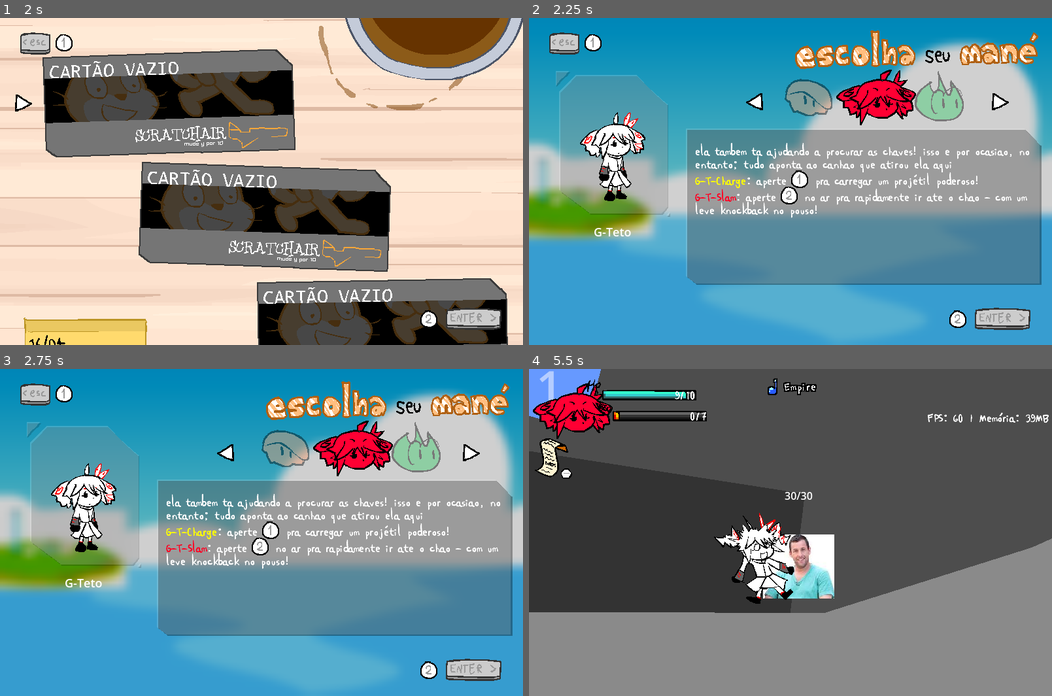
Above: before the commit, frames 1-4 (two rows, left to right).
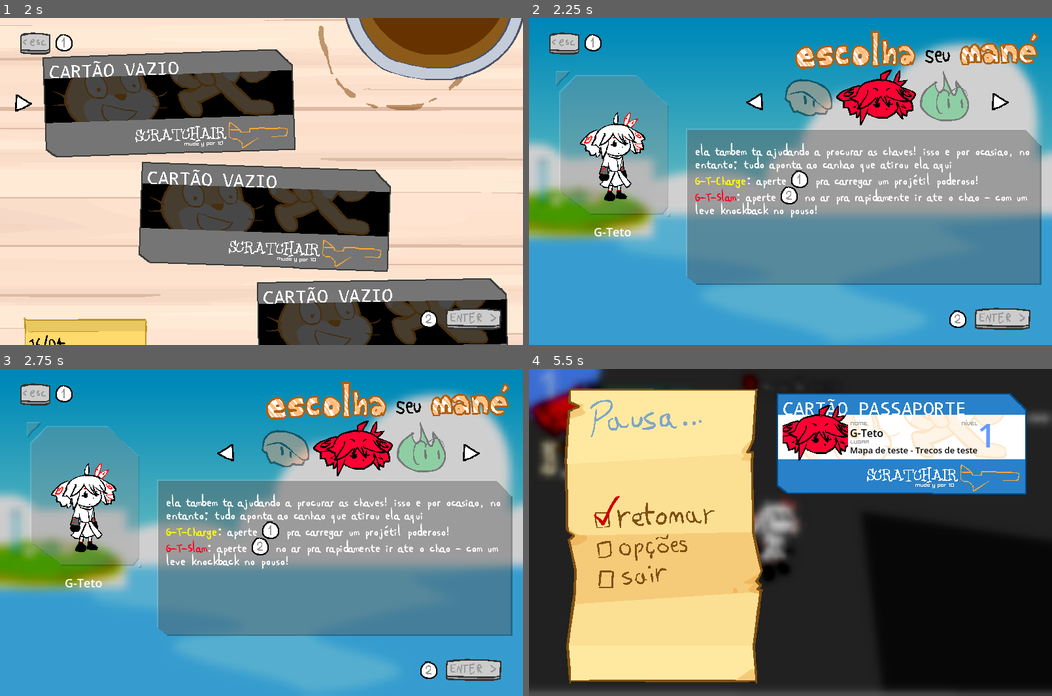
Above: after the commit, the same moments.

Repository: neontflame/jolas
Game: Godot game, scene res://Menustuffs/Menu.tscn
The game is run twice, just before and just after one commit, with the same random seed, the same clock (stepped at 60 frames per second) and the same inputs. The engine's default icon, where the game draws it, is replaced by a stand-in: a white triangle on a blue panel in a dark square. Sound files missing from this copy of the repository are replaced by a short silence.
Inputs (mouse positions are in pixels of both pictures, inside the frame that each line leads up to):
- Up to frame 1 (2 s): tap Enter (ctrl_pause) at 0.5 s; move the mouse to (376, 165) at 0.52 s; hold Right (ctrl_right) 0.53-1.25 s; tap \ (ctrl_quests) at 0.6 s; click (376, 165) at 0.67 s; tap V (ctrl_jump) at 0.77 s; tap Delete (ui_delete) at 0.8 s; drag from (156, 197) to (235, 246) at 1.27 s
- Up to frame 2 (2.25 s): tap Space at 2 s; move the mouse to (842, 109) at 2.02 s; hold Left (ctrl_left) from 2.03 s (still down); hold X (ctrl_1) from 2.03 s (still down)
- Up to frame 3 (2.75 s): keep holding Left (ctrl_left); keep holding X (ctrl_1); tap Delete (ui_delete) at 2.3 s
- Up to frame 4 (5.5 s): release Left (ctrl_left) at 2.75 s; release X (ctrl_1) at 2.75 s; tap Enter (ctrl_pause) at 2.75, 4.15 s; drag from (764, 597) to (633, 483) at 2.77 s; move the mouse to (947, 581) at 3.52 s; hold Right (ctrl_right) 3.53-4.25 s; tap C (ctrl_interact) at 3.6 s; tap V (ctrl_jump) at 3.77 s; tap Delete (ui_delete) at 3.8, 5.1 s; drag from (633, 483) to (712, 450) at 4.27 s; move the mouse to (816, 532) at 5.02 s; hold Right (ctrl_right) from 5.03 s (still down); click (816, 532) at 5.17 s

Frame 1 is identical in both runs. In frame 2, 0.6% of the frame differs, in the area x 73-85%, y 16-32%; in frame 3, 0.6%; in frame 4, 96%, in the area x 0-100%, y 0-100%.

Commit message:
menu de pausa finalmente !!
todo ate a proxima build:
- menu de quests
- sketcher

Diff:
--- a/CoolUtils/OptionsUtils.gd
+++ b/CoolUtils/OptionsUtils.gd
@@ -28,7 +28,8 @@
 		["ctrl_2", "Especial 1"], #meio contra-intuitivo mas whatever
 		["ctrl_1", "Especial 2"],
 		["ctrl_interact", "Interagir"],
-		["ctrl_pause", "Pausa"]
+		["ctrl_pause", "Pausa"],
+		["ctrl_quests", "Quests"]
 	]
 
 # Preferencios
--- a/Gamestuffs/Game.tscn
+++ b/Gamestuffs/Game.tscn
@@ -5,14 +5,16 @@
 [ext_resource type="Texture2D" uid="uid://di60ao0e05fsv" path="res://black.png" id="3_5r2sg"]
 [ext_resource type="Script" uid="uid://8jlcqkyoirjk" path="res://Gamestuffs/Multiplayer/Multiplayer.gd" id="3_ll7to"]
 [ext_resource type="Script" uid="uid://bp2c6ngrwfkbg" path="res://Gamestuffs/Multiplayer/MultiSpawner.gd" id="4_f3ii1"]
+[ext_resource type="PackedScene" uid="uid://cwltciujlq6jq" path="res://Gamestuffs/IngameMenus/IngameMenu.tscn" id="6_tn4rb"]
 
-[node name="Game" type="Node2D" unique_id=1808233624 node_paths=PackedStringArray("coolFade", "plyNode", "lvlNode", "hud", "bgmStream")]
+[node name="Game" type="Node2D" unique_id=1808233624 node_paths=PackedStringArray("coolFade", "plyNode", "lvlNode", "hud", "bgmStream", "ingameMenu")]
 script = ExtResource("1_wmjmx")
 coolFade = NodePath("CanvasLayer/Fade")
 plyNode = NodePath("Players")
 lvlNode = NodePath("Level")
 hud = NodePath("Hud")
 bgmStream = NodePath("AudioStreamPlayer")
+ingameMenu = NodePath("IngameMenu")
 
 [node name="Hud" parent="." unique_id=980515745 instance=ExtResource("2_ll7to")]
 z_index = 512
@@ -42,6 +44,8 @@
 
 [node name="AudioStreamPlayer" type="AudioStreamPlayer" parent="." unique_id=1259152205]
 
+[node name="IngameMenu" parent="." unique_id=919855513 instance=ExtResource("6_tn4rb")]
+
 [connection signal="bye_bye" from="Multiplayer" to="." method="bye_bye"]
 [connection signal="player_connected" from="Multiplayer" to="." method="_on_player_connected"]
 [connection signal="player_disconnected" from="Multiplayer" to="." method="_on_player_disconnected"]
--- a/Gamestuffs/HeadsUpDisplay/QuestIcon.gd
+++ b/Gamestuffs/HeadsUpDisplay/QuestIcon.gd
@@ -4,6 +4,9 @@
 	$RichTextLabel.bbcode_enabled = true
 	$RichTextLabel.text = GeneralUtils.text_replacery("ctrl_quests")
 
-func _process(delta: float) -> void:
+func _process(_delta: float) -> void:
 	$QuestCount.visible = (len(QuestUtils.assignedQuests) > 0)
 	$QuestCount/Label.text = str(len(QuestUtils.assignedQuests))
+
+func rerenderCtrl():
+	$RichTextLabel.text = GeneralUtils.text_replacery("ctrl_quests")
--- a/Gamestuffs/HeadsUpDisplay/hud.gd
+++ b/Gamestuffs/HeadsUpDisplay/hud.gd
@@ -11,6 +11,7 @@
 @export var xpBar:NinePatchRect
 @export var testLabel:Label
 @export var comboText:RichTextLabel
+@export var questIcon:Node2D
 @export var placeInfo:PlaceDisplayerIngame
 
 # Called when the node enters the scene tree for the first time.
--- a/Gamestuffs/HeadsUpDisplay/hud.tscn
+++ b/Gamestuffs/HeadsUpDisplay/hud.tscn
@@ -27,7 +27,7 @@
 base_font = ExtResource("11_taoro")
 spacing_glyph = -4
 
-[node name="Hud" type="Node2D" unique_id=1574224645 node_paths=PackedStringArray("canvasLayer", "playerIcon", "levelLabel", "levelSquare", "hpText", "xpText", "hpBar", "xpBar", "testLabel", "comboText", "placeInfo")]
+[node name="Hud" type="Node2D" unique_id=1574224645 node_paths=PackedStringArray("canvasLayer", "playerIcon", "levelLabel", "levelSquare", "hpText", "xpText", "hpBar", "xpBar", "testLabel", "comboText", "questIcon", "placeInfo")]
 script = ExtResource("1_e0onf")
 canvasLayer = NodePath("CanvasLayer")
 playerIcon = NodePath("CanvasLayer/PlayerIcon")
@@ -39,6 +39,7 @@
 xpBar = NodePath("CanvasLayer/Bars/XPBar")
 testLabel = NodePath("CanvasLayer/RightAnchor/TestLabel")
 comboText = NodePath("CanvasLayer/RightAnchor/ComboText")
+questIcon = NodePath("CanvasLayer/QuestIcon")
 placeInfo = NodePath("CanvasLayer/Control/PlaceInfo")
 
 [node name="CanvasLayer" type="CanvasLayer" parent="." unique_id=1395271806]
@@ -61,7 +62,7 @@
 horizontal_alignment = 1
 
 [node name="PlayerIcon" type="Sprite2D" parent="CanvasLayer" unique_id=1826259876]
-position = Vector2(67, 65)
+position = Vector2(62, 65)
 texture = ExtResource("5_t1xeu")
 
 [node name="Bars" type="Node" parent="CanvasLayer" unique_id=1781242768]
--- /dev/null
+++ b/Gamestuffs/IngameMenus/IngameMenu.gd
@@ -0,0 +1,49 @@
+extends Node2D
+
+var blurTween:Tween
+@export var blurBGFx:TextureRect
+var menucools:Node2D
+var theVolModifier:float = 0
+
+func _ready() -> void:
+	CoolMenu.instance = self
+	CoolMenu.curMenu = 'Ingame'
+
+func makeMenu(menu:StringName):
+	tweenIn()
+	JolasGame.instance.isMenu = true
+	theVolModifier = -10
+	if menucools: menucools.free()
+	menucools = load("res://Gamestuffs/IngameMenus/%s/%s.tscn" % [menu, menu]).instantiate()
+	add_child(menucools)
+
+func unmakeMenu():
+	theVolModifier = 0
+	JolasGame.instance.bgmStream.volume_db = GeneralUtils.get_volume_db('bgm', theVolModifier)
+	if menucools != null: menucools.queue_free()
+	JolasGame.instance.isMenu = false
+	tweenOut()
+
+func tweenIn():
+	if blurTween != null: blurTween.kill()
+	blurTween = create_tween()
+	blurTween.tween_method(
+		func(value): blurBGFx.material.set_shader_parameter("amount", value),
+		0.0,  # Start value
+		2.75,  # End value
+		0.5     # Duration
+	)
+
+func tweenOut():
+	if blurTween != null: blurTween.kill()
+	blurTween = create_tween()
+	blurTween.tween_method(
+		func(value): blurBGFx.material.set_shader_parameter("amount", value),
+		2.75,  # Start value
+		0.0,  # End value
+		0.5     # Duration
+	)
+
+func _process(delta: float) -> void:
+	if JolasGame.instance.isMenu:
+		JolasGame.instance.bgmStream.volume_db = GeneralUtils.get_volume_db('bgm', theVolModifier)
--- /dev/null
+++ b/Gamestuffs/IngameMenus/IngameMenu.tscn
@@ -0,0 +1,68 @@
+[gd_scene format=3 uid="uid://cwltciujlq6jq"]
+
+[ext_resource type="Script" uid="uid://b3vatl0xu0515" path="res://Gamestuffs/IngameMenus/IngameMenu.gd" id="1_8m1h5"]
+[ext_resource type="Shader" uid="uid://cctpja4krhfbv" path="res://Shaders/blur.gdshader" id="2_mbqe1"]
+[ext_resource type="Texture2D" uid="uid://chgixm61v6lbr" path="res://Shaders/white.png" id="3_vyrye"]
+[ext_resource type="AudioStream" uid="uid://cif1ajm7jfcqh" path="res://Gamestuffs/Sounds/Commons/back.ogg" id="4_q4ubd"]
+[ext_resource type="AudioStream" uid="uid://qv46ji4ycvg3" path="res://Gamestuffs/Sounds/Commons/go.ogg" id="5_bptd1"]
+[ext_resource type="AudioStream" uid="uid://cs0gesu2ispb7" path="res://Gamestuffs/Sounds/Commons/tick.ogg" id="6_hxhvq"]
+[ext_resource type="AudioStream" uid="uid://ccpvonrt456p8" path="res://Gamestuffs/Sounds/Commons/BOARD-SELECT.ogg" id="7_mbqe1"]
+[ext_resource type="AudioStream" uid="uid://jomyoexqj1mu" path="res://Gamestuffs/Sounds/Commons/wrap.ogg" id="8_vyrye"]
+
+[sub_resource type="ShaderMaterial" id="ShaderMaterial_vebjx"]
+shader = ExtResource("2_mbqe1")
+shader_parameter/amount = 0.0
+
+[node name="IngameMenu" type="Node2D" unique_id=919855513 node_paths=PackedStringArray("blurBGFx")]
+process_mode = 3
+script = ExtResource("1_8m1h5")
+blurBGFx = NodePath("PrimaryCanvas/BlurFx")
+
+[node name="PrimaryCanvas" type="CanvasLayer" parent="." unique_id=1051294925]
+
+[node name="BlurFx" type="TextureRect" parent="PrimaryCanvas" unique_id=1337387483]
+material = SubResource("ShaderMaterial_vebjx")
+offset_left = -410.0
+offset_top = -146.0
+offset_right = 1132.0
+offset_bottom = 630.0
+texture = ExtResource("3_vyrye")
+
+[node name="SFX" type="Node" parent="." unique_id=63494475]
+
+[node name="Back" type="AudioStreamPlayer2D" parent="SFX" unique_id=1198470490]
+position = Vector2(257, 284)
+stream = ExtResource("4_q4ubd")
+max_distance = 2000000000000.0
+attenuation = 1e-05
+panning_strength = 0.0
+
+[node name="Go" type="AudioStreamPlayer2D" parent="SFX" unique_id=1923083179]
+position = Vector2(257, 284)
+stream = ExtResource("5_bptd1")
+max_distance = 2000000000000.0
+attenuation = 1e-05
+panning_strength = 0.0
+
+[node name="Tick" type="AudioStreamPlayer2D" parent="SFX" unique_id=2001396704]
+position = Vector2(257, 284)
+stream = ExtResource("6_hxhvq")
+max_distance = 2000000000000.0
+attenuation = 1e-05
+panning_strength = 0.0
+
+[node name="Unwrap" type="AudioStreamPlayer2D" parent="SFX" unique_id=851784014]
+position = Vector2(257, 284)
+stream = ExtResource("7_mbqe1")
+volume_db = -22.286
+max_distance = 2000000000000.0
+attenuation = 1e-05
+panning_strength = 0.0
+
+[node name="Wrap" type="AudioStreamPlayer2D" parent="SFX" unique_id=2131689590]
+position = Vector2(257, 284)
+stream = ExtResource("8_vyrye")
+volume_db = -9.286
+max_distance = 2000000000000.0
+attenuation = 1e-05
+panning_strength = 0.0
--- /dev/null
+++ b/Gamestuffs/IngameMenus/Pause/Pause.gd
@@ -0,0 +1,71 @@
+extends "res://Menustuffs/Submenu.gd"
+
+@export var checkestMark:Sprite2D
+
+var checkPositiones:Array[Vector2] = [
+	Vector2(-87.0, -39.0),
+	Vector2(-84.0, 7.0),
+	Vector2(-83.0, 53.0)
+]
+
+var optssss:Array[StringName] = [
+	"resume",
+	"options",
+	"exit"
+]
+
+var canControl:bool = true
+
+func _ready() -> void:
+	CoolMenu.curSelected = 0
+	CoolMenu.maxSelected = 3
+	CoolMenu.play_sfx('Unwrap')
+	$AnimationPlayer.play('newThing')
+	$MenuCanvas/Control/SaveBox.renderSave()
+
+func _process(_delta: float) -> void:
+	if canControl:
+		if Input.is_action_just_pressed("ui_down"):
+			selectry(1)
+		if Input.is_action_just_pressed("ui_up"):
+			selectry(-1)
+		if Input.is_action_just_pressed("ui_cancel"):
+			doSomething("resume")
+		if Input.is_action_just_pressed("ui_accept"):
+			doSomething(optssss[CoolMenu.curSelected])
+
+func selectry(selAmount:int):
+	print('test')
+	CoolMenu.curSelected = wrap(CoolMenu.curSelected + selAmount, 0, CoolMenu.maxSelected)
+	CoolMenu.play_sfx('Tick')
+	checkestMark.position = checkPositiones[CoolMenu.curSelected]
+
+func doSomething(opt:StringName):
+	CoolMenu.play_sfx('Go')
+	canControl = false
+
+	match opt:
+		'resume':
+			JolasGame.instance.unpauseGame()
+			JolasGame.instance.hud.questIcon.rerenderCtrl()
+			# CoolMenu.instance.tweenOut()
+			CoolMenu.play_sfx('Wrap')
+			$AnimationPlayer.play('getOut')
+			await get_tree().create_timer(0.5).timeout
+			CoolMenu.instance.unmakeMenu()
+		'options':
+			change_self_scene('res://Menustuffs/OptionsMenu/OptionsMenu.tscn')
+		'exit':
+			SaveUtils.save_game(GPStats.saveNum)
+			for hudchild in JolasGame.instance.hud.get_children(true):
+				hudchild.visible = false
+			CoolMenu.play_sfx('Wrap')
+			$AnimationPlayer.play('getOut')
+			JolasGame.instance.fadeIn(1.0, func():
+				get_tree().change_scene_to_file("res://Menustuffs/Menu.tscn")
+				)
+		_:
+			canControl = true
+			CoolMenu.stop_sfx('Go')
+			CoolMenu.play_sfx('Back')
+			print('nao implementei ainda :X')
--- /dev/null
+++ b/Gamestuffs/IngameMenus/Pause/Pause.tscn
@@ -0,0 +1,133 @@
+[gd_scene format=3 uid="uid://c7iqlwncc1i4h"]
+
+[ext_resource type="Script" uid="uid://cbv761oijodsn" path="res://Gamestuffs/IngameMenus/Pause/Pause.gd" id="1_08ach"]
+[ext_resource type="Texture2D" uid="uid://crv2u65c0ct2i" path="res://Gamestuffs/IngameMenus/Pause/papelPausa.png" id="2_wdebl"]
+[ext_resource type="Texture2D" uid="uid://difj8im222qwa" path="res://Gamestuffs/IngameMenus/Pause/checkmarcoiso.png" id="3_131kf"]
+[ext_resource type="PackedScene" uid="uid://x04hyhpls548" path="res://Menustuffs/SaveMenu/SaveBox.tscn" id="4_u6xle"]
+
+[sub_resource type="Animation" id="Animation_08ach"]
+length = 0.001
+tracks/0/type = "value"
+tracks/0/imported = false
+tracks/0/enabled = true
+tracks/0/path = NodePath(".:scale")
+tracks/0/interp = 1
+tracks/0/loop_wrap = true
+tracks/0/keys = {
+"times": PackedFloat32Array(0),
+"transitions": PackedFloat32Array(1),
+"update": 0,
+"values": [Vector2(1, 1)]
+}
+tracks/1/type = "value"
+tracks/1/imported = false
+tracks/1/enabled = true
+tracks/1/path = NodePath("../SaveBox:position")
+tracks/1/interp = 1
+tracks/1/loop_wrap = true
+tracks/1/keys = {
+"times": PackedFloat32Array(0),
+"transitions": PackedFloat32Array(1),
+"update": 0,
+"values": [Vector2(-1, -193)]
+}
+
+[sub_resource type="Animation" id="Animation_wdebl"]
+resource_name = "default"
+
+[sub_resource type="Animation" id="Animation_u6xle"]
+resource_name = "getOut"
+tracks/0/type = "value"
+tracks/0/imported = false
+tracks/0/enabled = true
+tracks/0/path = NodePath("../SaveBox:position")
+tracks/0/interp = 1
+tracks/0/loop_wrap = true
+tracks/0/keys = {
+"times": PackedFloat32Array(0, 0.5),
+"transitions": PackedFloat32Array(3.8637452, 1),
+"update": 0,
+"values": [Vector2(-1, -193), Vector2(-1, -450)]
+}
+tracks/1/type = "value"
+tracks/1/imported = false
+tracks/1/enabled = true
+tracks/1/path = NodePath(".:scale")
+tracks/1/interp = 1
+tracks/1/loop_wrap = true
+tracks/1/keys = {
+"times": PackedFloat32Array(0, 0.06666667, 0.2),
+"transitions": PackedFloat32Array(0.7071071, 0.35355344, 1),
+"update": 0,
+"values": [Vector2(1, 1), Vector2(0.865, 1.175), Vector2(1.65, 0)]
+}
+
+[sub_resource type="Animation" id="Animation_131kf"]
+resource_name = "newThing"
+tracks/0/type = "value"
+tracks/0/imported = false
+tracks/0/enabled = true
+tracks/0/path = NodePath(".:scale")
+tracks/0/interp = 1
+tracks/0/loop_wrap = true
+tracks/0/keys = {
+"times": PackedFloat32Array(0, 0.13333334, 0.36666667),
+"transitions": PackedFloat32Array(0.55478454, 0.5547846, 1),
+"update": 0,
+"values": [Vector2(1.76, 0), Vector2(0.91, 1.045), Vector2(1, 1)]
+}
+tracks/1/type = "value"
+tracks/1/imported = false
+tracks/1/enabled = true
+tracks/1/path = NodePath("../SaveBox:position")
+tracks/1/interp = 1
+tracks/1/loop_wrap = true
+tracks/1/keys = {
+"times": PackedFloat32Array(0, 0.5),
+"transitions": PackedFloat32Array(0.1894645, 1),
+"update": 0,
+"values": [Vector2(-1, -443.765), Vector2(-1, -193)]
+}
+
+[sub_resource type="AnimationLibrary" id="AnimationLibrary_u6xle"]
+_data = {
+&"RESET": SubResource("Animation_08ach"),
+&"default": SubResource("Animation_wdebl"),
+&"getOut": SubResource("Animation_u6xle"),
+&"newThing": SubResource("Animation_131kf")
+}
+
+[node name="Pause" type="Node2D" unique_id=833163870 node_paths=PackedStringArray("checkestMark")]
+script = ExtResource("1_08ach")
+checkestMark = NodePath("MenuCanvas/Control/PapelPausa/Checkmarcoiso")
+
+[node name="MenuCanvas" type="CanvasLayer" parent="." unique_id=1366017563]
+
+[node name="Control" type="Control" parent="MenuCanvas" unique_id=1859560131]
+layout_mode = 3
+anchors_preset = 8
+anchor_left = 0.5
+anchor_top = 0.5
+anchor_right = 0.5
+anchor_bottom = 0.5
+offset_left = -20.0
+offset_top = -20.0
+offset_right = 20.0
+offset_bottom = 20.0
+grow_horizontal = 2
+grow_vertical = 2
+
+[node name="PapelPausa" type="Sprite2D" parent="MenuCanvas/Control" unique_id=838834603]
+position = Vector2(-174, 25)
+texture = ExtResource("2_wdebl")
+
+[node name="Checkmarcoiso" type="Sprite2D" parent="MenuCanvas/Control/PapelPausa" unique_id=375368589]
+position = Vector2(-87, -39)
+texture = ExtResource("3_131kf")
+
+[node name="SaveBox" parent="MenuCanvas/Control" unique_id=1059506168 instance=ExtResource("4_u6xle")]
+position = Vector2(-1, -193)
+
+[node name="AnimationPlayer" type="AnimationPlayer" parent="." unique_id=1234979490]
+root_node = NodePath("../MenuCanvas/Control/PapelPausa")
+libraries/ = SubResource("AnimationLibrary_u6xle")
--- a/Gamestuffs/game.gd
+++ b/Gamestuffs/game.gd
@@ -5,6 +5,7 @@
 var playerInstance
 var dialogueInstance
 var isDial := false
+var isMenu := false
 
 var allChars:Array = []
 var charDict:Dictionary = {}
@@ -14,6 +15,7 @@
 @export var lvlNode:Node2D
 @export var hud:HeadsUpDisplay
 @export var bgmStream:AudioStreamPlayer
+@export var ingameMenu:Node2D
 
 var curTrackName:String = ""
 
@@ -117,14 +119,20 @@
 	for playery in allChars:
 		playery.movementEnabled = false
 	for child in get_children():
-		if child == dialogueInstance: continue
+		if child == dialogueInstance \
+		or child == bgmStream \
+		or child == coolFade \
+		or child == ingameMenu: continue
 		child.process_mode = PROCESS_MODE_DISABLED
 
 func unpauseGame():
 	for playery in allChars:
 		playery.movementEnabled = playery.get_multi_status()
 	for child in get_children():
-		if child == dialogueInstance: continue
+		if child == dialogueInstance \
+		or child == bgmStream \
+		or child == coolFade \
+		or child == ingameMenu: continue
 		child.process_mode = PROCESS_MODE_INHERIT
 #endregion
 
@@ -150,7 +158,11 @@
 # Called every frame. 'delta' is the elapsed time since the previous frame.
 func _process(_delta: float) -> void:
 	GPStats.process(_delta)
-	pass
+
+	if not isDial and not isMenu:
+		if Input.is_action_just_pressed("ctrl_pause"):
+			pauseGame()
+			ingameMenu.makeMenu('Pause')
 
 #region Multiplayer
 func join_mp_game():
@@ -202,6 +214,10 @@
 	curTrackName = trackName
 
 	bgmStream.stream = load(pathness)
+	bgmStream.volume_db = GeneralUtils.get_volume_db('bgm')
 	bgmStream.play()
 	bgmStream.finished.connect(func():curTrackName="")
-#endregion
+
+func stopBGM():
+	bgmStream.stop()
+#endregion
--- a/Gamestuffs/gpStats.gd
+++ b/Gamestuffs/gpStats.gd
@@ -8,7 +8,7 @@
 static var level := 3
 static var charObject:PlayerObject
 static var maxHP := 10
-static var lvLimit := 7 # multiplicador pros limites dos niveis eu acho
+static var lvLimit := 20 # multiplicador pros limites dos niveis eu acho
 static var curMap := 'TheThing'
 
 static var modded := false
--- a/Menustuffs/Menu.gd
+++ b/Menustuffs/Menu.gd
@@ -1,7 +1,7 @@
 extends Node2D
 class_name CoolMenu
 
-static var curMenu:String = ''
+static var curMenu:String = 'Main'
 static var curSelected:int = 0
 static var maxSelected:int = 0
 
@@ -17,6 +17,7 @@
 
 func _ready() -> void:
 	CoolMenu.instance = self
+	CoolMenu.curMenu = 'Main'
 	for track in theMusics:
 		track.play()
 
--- a/Menustuffs/OptionsMenu/OptionsMenu.gd
+++ b/Menustuffs/OptionsMenu/OptionsMenu.gd
@@ -50,8 +50,13 @@
 		print(OptionsUtils.preferences)
 		OptionsUtils.save_prefs()
 		CoolMenu.play_sfx('Back')
-		CoolMenu.curSelected = 2
-		change_self_scene('res://Menustuffs/MainMenu/MainMenu.tscn')
+		match CoolMenu.curMenu:
+			'Ingame':
+				CoolMenu.curSelected = 1
+				change_self_scene('res://Gamestuffs/IngameMenus/Pause/Pause.tscn')
+			_:
+				CoolMenu.curSelected = 2
+				change_self_scene('res://Menustuffs/MainMenu/MainMenu.tscn')
 
 	"""if CoolMenu.curSelected != -1:
 		if Input.is_action_just_pressed("ui_accept") || Input.is_action_just_pressed('ui_click'):
--- a/Menustuffs/SaveMenu/SaveBox.gd
+++ b/Menustuffs/SaveMenu/SaveBox.gd
@@ -31,7 +31,7 @@
 		"""
 
 		# player info
-		$FullSave/Icon.texture = GameUtils.get_char_asset(coolSaveness["player"], "Icon.png")
+		$FullSave/CanvasGroup/Icon.texture = GameUtils.get_char_asset(coolSaveness["player"], "Icon.png")
 
 		var hueShift = fmod((coolSaveness["level"] - 1) * 7.5, 100.0) / 100.0
 		$FullSave/LvCount.text = str(GeneralUtils.display_number(coolSaveness["level"]))
--- a/Menustuffs/SaveMenu/SaveBox.tscn
+++ b/Menustuffs/SaveMenu/SaveBox.tscn
@@ -33,6 +33,9 @@
 "speed": 5.0
 }]
 
+[sub_resource type="CanvasItemMaterial" id="CanvasItemMaterial_m5t5b"]
+blend_mode = 2
+
 [sub_resource type="SystemFont" id="SystemFont_movk3"]
 font_names = PackedStringArray("Verdana")
 subpixel_positioning = 0
@@ -46,9 +49,17 @@
 
 [node name="FullSave" type="Node2D" parent="." unique_id=124065928]
 
-[node name="Icon" type="Sprite2D" parent="FullSave" unique_id=1315667898]
-position = Vector2(66, 61)
+[node name="CanvasGroup" type="CanvasGroup" parent="FullSave" unique_id=685480025]
+
+[node name="Icon" type="Sprite2D" parent="FullSave/CanvasGroup" unique_id=1315667898]
+position = Vector2(58, 61)
 texture = ExtResource("2_178rs")
+
+[node name="Polygon2D" type="Polygon2D" parent="FullSave/CanvasGroup" unique_id=332348156]
+material = SubResource("CanvasItemMaterial_m5t5b")
+position = Vector2(-1, -4)
+invert_enabled = true
+polygon = PackedVector2Array(10, 10, 110, 10, 110, 139, 10, 139)
 
 [node name="CurMap" type="Label" parent="FullSave" unique_id=1628018136]
 offset_left = 112.0
@@ -59,7 +70,6 @@
 theme_override_fonts/font = SubResource("SystemFont_movk3")
 theme_override_font_sizes/font_size = 13
 text = "Mapa de testes"
-horizontal_alignment = 1
 
 [node name="CurChar" type="Label" parent="FullSave" unique_id=1031603577]
 offset_left = 112.0
@@ -69,7 +79,6 @@
 theme_override_colors/font_color = Color(0, 0, 0, 1)
 theme_override_fonts/font = SubResource("SystemFont_movk3")
 text = "Neon T. Flame"
-horizontal_alignment = 1
 
 [node name="Timespan" type="Label" parent="FullSave" unique_id=366111586]
 visible = false
--- a/Playerstuffs/player.gd
+++ b/Playerstuffs/player.gd
@@ -148,7 +148,7 @@
 
 	# Sonic Physix
 	if is_on_floor():
-		if (up_direction.y > 0.8) && (abs(motion.x) < SOFT_MAX_SPEED * 0.3):
+		if (up_direction.y > 0.3) && (abs(motion.x) < SOFT_MAX_SPEED * 0.3):
 			print('Get Outta Here')
 			motion.y = -50
 			print(motion)
@@ -201,7 +201,21 @@
 		if motion.y >= 0 || !PlayerUtils.is_jump_pressed():
 			holding_jump = false
 
+	# Floor Physicque
+	var slopeMult := (2 if (!Input.is_action_pressed("ctrl_left") && !Input.is_action_pressed("ctrl_right")) else 1)
+	var slopeAdd = 0
+	if is_on_floor():
+		practicalAngle = get_floor_normal().angle() + PI/2
+		floorSinCos = get_floor_normal()
+
+		if (rad_to_deg(get_floor_angle()) > 5):
+			# sei la angulos sao estranhos
+			slopeAdd = (SLOPE_VEL_ADD * deltaOne) * floorSinCos.x * slopeMult
+	else:
+		slopeAdd = 0
+
 	# walkfucks
+	motion.x += slopeAdd
 	if Input.is_action_pressed("ctrl_left"):
 		if (motion.x > -SOFT_MAX_SPEED * deltaOne):
 			motion.x -= ACCELERATION * deltaOne
@@ -209,7 +223,7 @@
 		if (motion.x < SOFT_MAX_SPEED * deltaOne):
 			motion.x += ACCELERATION * deltaOne
 	else:
-		motion.x = motion.x * (FRICTION * deltaOne)
+		motion.x = motion.x * (FRICTION * deltaOne) + slopeAdd
 
 func handlePhys() -> void:
 	# Air Physicque
@@ -224,16 +238,6 @@
 		motion.y = 10
 	if is_on_wall():
 		motion.x = 0
-
-	# Floor Physicque
-	if is_on_floor():
-		practicalAngle = get_floor_normal().angle() + PI/2
-		floorSinCos = get_floor_normal()
-
-		var slopeMult := (2 if (!Input.is_action_pressed("ctrl_left") && !Input.is_action_pressed("ctrl_right")) else 1)
-		if (rad_to_deg(get_floor_angle()) > 1):
-			# sei la angulos sao estranhos
-			motion.x += (SLOPE_VEL_ADD * deltaOne) * floorSinCos.x * slopeMult
 
 	# Not Physix but we ball
 	plySprite.position.x = randf_range(-shakeForce, shakeForce)
Not shown, added: Gamestuffs/IngameMenus/IngameMenu.gd.uid
Not shown, added: Gamestuffs/IngameMenus/Pause/Pause.gd.uid
Binary file added: Gamestuffs/IngameMenus/Pause/checkmarcoiso.png
Not shown, added: Gamestuffs/IngameMenus/Pause/checkmarcoiso.png.import
Binary file added: Gamestuffs/IngameMenus/Pause/papelPausa.png
Not shown, added: Gamestuffs/IngameMenus/Pause/papelPausa.png.import
Binary file added: Gamestuffs/IngameMenus/Quests/questThing1.png
Not shown, added: Gamestuffs/IngameMenus/Quests/questThing1.png.import
Binary file added: Gamestuffs/IngameMenus/Quests/questThing2.png
Not shown, added: Gamestuffs/IngameMenus/Quests/questThing2.png.import
Not shown, added: Gamestuffs/Sounds/Commons/BOARD-SELECT.ogg.import
Not shown, added: Gamestuffs/Sounds/Commons/wrap.ogg.import
(and 4 more such lines)
